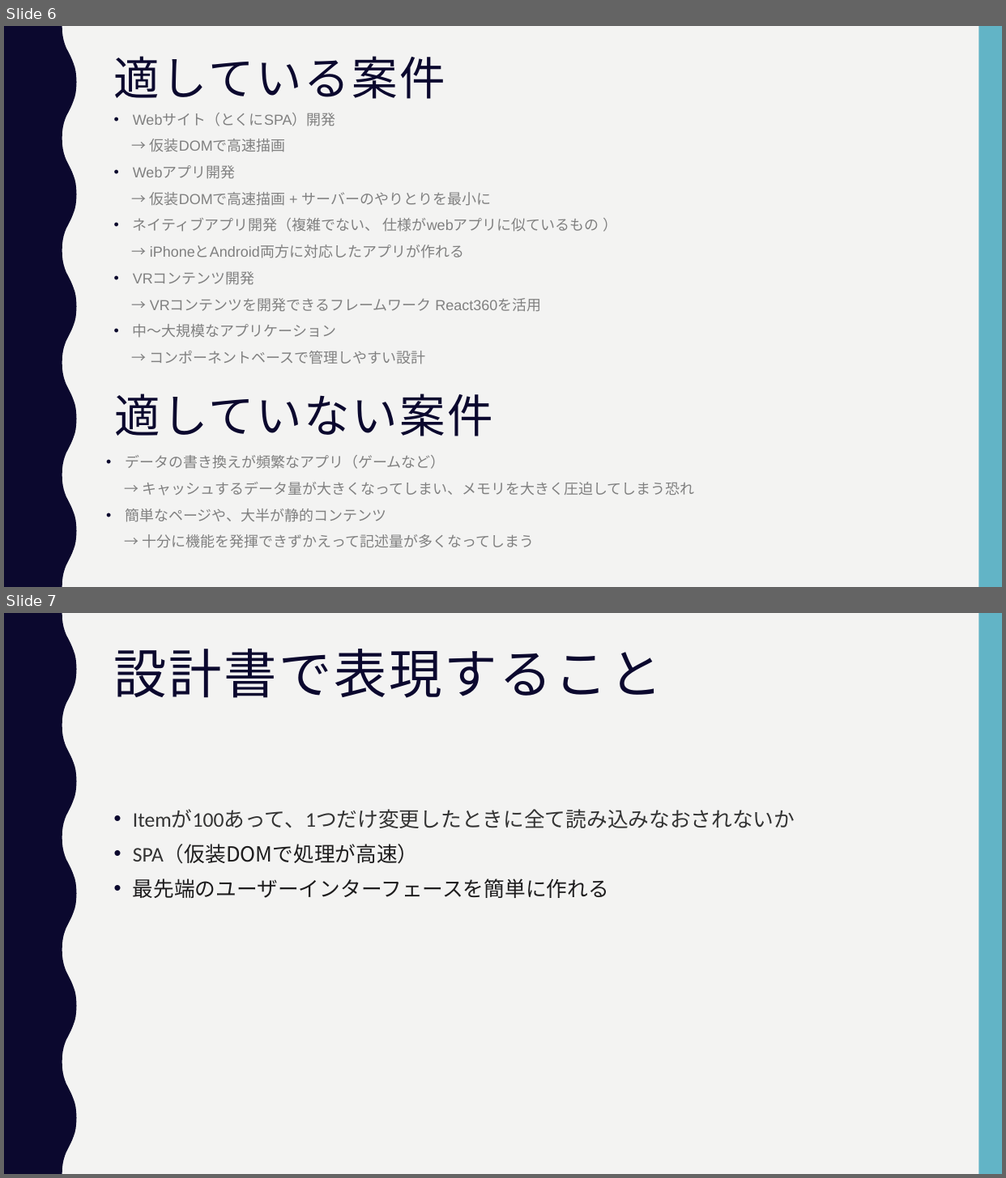
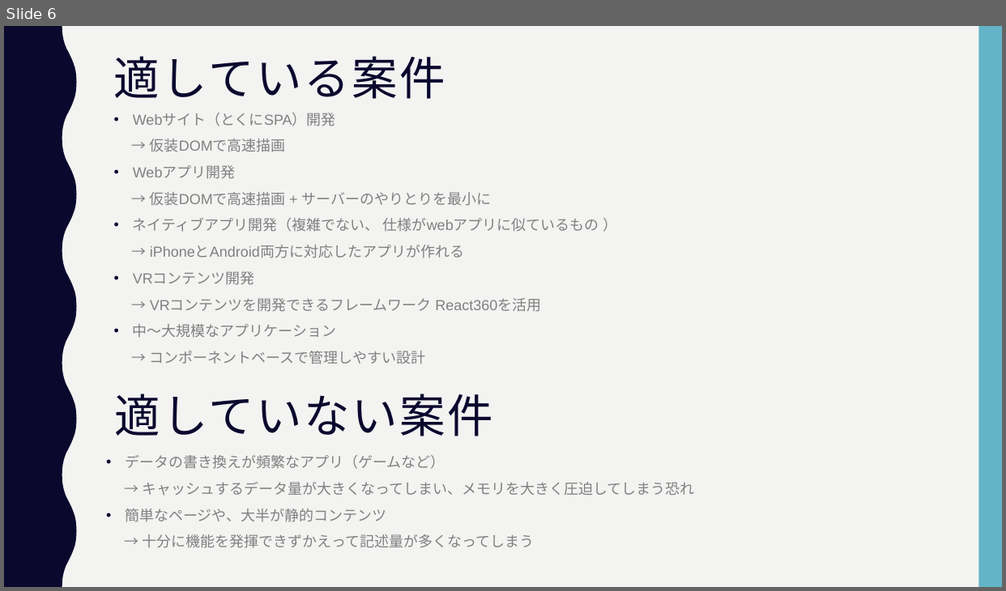
Before and after one commit to yo0o0oy/prac-program, a slide deck: javascript/react/mbo/pfc-calculator/doc/summary.pptx. Shown one above the other, each under a label of ours: slides 6 and 7 before the commit, slide 6 after it. The pictures are 1006x1178 and 1006x591 pixels, drawn with LibreOffice and Linux fonts; fonts in the diff are those of the drawing. Boxes give left, top, right and bottom in pixels: in the first picture for what was removed or moved away, otherwise in the second. Text is boxed around its words. In the diff, an @@ line names an element or a change of style, - is before the commit and + after.

```diff
--- a/javascript/react/mbo/pfc-calculator/doc/summary.pptx
+++ b/javascript/react/mbo/pfc-calculator/doc/summary.pptx
@@ slide 7 removed at (4, 613, 1002, 1174), background #F3F3F2; not listed: 2 template elements that a slide beside it also shows @@
@@ title removed at (114, 649, 663, 698) @@
-設計書で表現すること
@@ text removed at (133, 810, 795, 898) @@
-• Itemが100あって、1つだけ変更したときに全て読み込みなおされないか
-• SPA（仮装DOMで処理が高速）
-• 最先端のユーザーインターフェースを簡単に作れる
```
Also in this commit, not shown: 2 other files.
